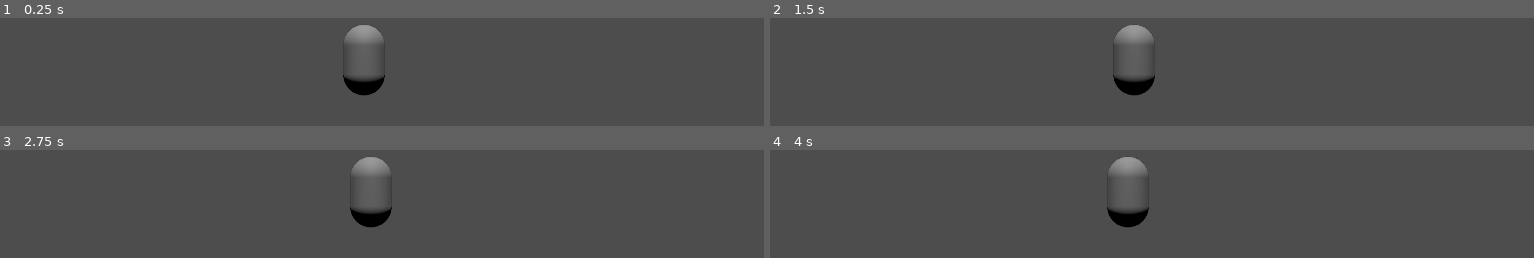
Above: before the commit, frames 1-4 (two rows, left to right).
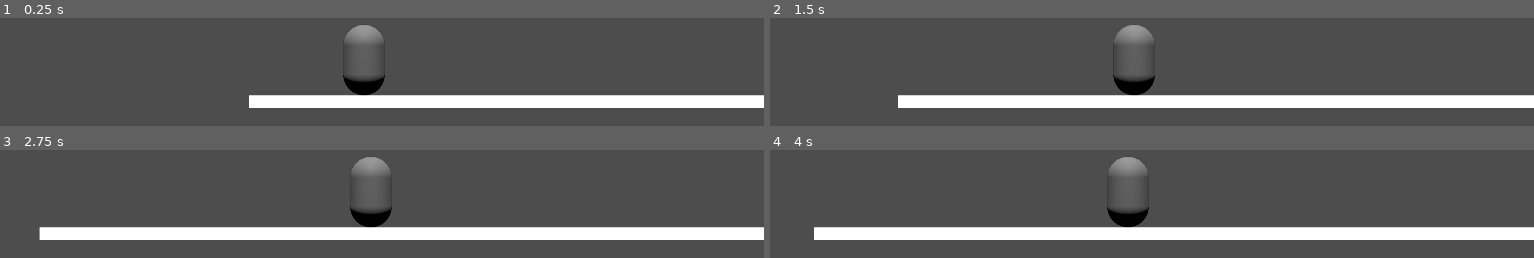
Above: after the commit, the same moments.

Repository: KairosGames/AlwaysEndsLikeThis
Game: Godot game, scene res://Scenes/Game.tscn
Two runs of this game, one before a commit and one after it. Both use one fixed random seed, a clock stepped at 60 frames per second and the inputs below.
Inputs:
- Up to frame 1 (0.25 s): no input
- Up to frame 2 (1.5 s): tap Enter at 0.5 s; hold Right (ui_right) 0.53-1.28 s; hold Down (ui_down) from 1.28 s (still down)
- Up to frame 3 (2.75 s): tap Space at 2 s; release Down (ui_down) at 2.03 s; hold Right (ui_right) from 2.03 s (still down)
- Up to frame 4 (4 s): release Right (ui_right) at 2.78 s; hold Up (ui_up) 2.78-3.53 s; tap Enter at 3.5 s; hold Left (ui_left) from 3.53 s (still down)

The runs differ from the first frame. In frame 1, 8.1% of the frame differs, in the area x 32-100%, y 71-84%; in frame 2, 10%; in frame 3, 11%, in the area x 5-100%, y 71-84%; in frame 4, 11%.

Commit message:
add-gravity

Diff:
--- a/Prefabs/Player.tscn
+++ b/Prefabs/Player.tscn
@@ -7,8 +7,13 @@
 radius = 50.0
 height = 170.0
 
-[node name="Player" type="CharacterBody2D"]
+[node name="Player" type="CharacterBody2D" node_paths=PackedStringArray("ray_cast")]
 script = ExtResource("1_x3d5u")
+ray_cast = NodePath("RayCast2D")
+
+[node name="RayCast2D" type="RayCast2D" parent="."]
+target_position = Vector2(0, 10)
+collision_mask = 8
 
 [node name="CollisionShape2D" type="CollisionShape2D" parent="."]
 position = Vector2(0, -85)
--- a/Prefabs/World.tscn
+++ b/Prefabs/World.tscn
@@ -342,7 +342,23 @@
 terrain_set_0/terrain_0/color = Color(0.7232357, 0, 0.21277732, 1)
 sources/0 = SubResource("TileSetAtlasSource_3gc35")
 
+[sub_resource type="BoxMesh" id="BoxMesh_5easo"]
+size = Vector3(2000, 30, 1)
+
+[sub_resource type="RectangleShape2D" id="RectangleShape2D_3gc35"]
+size = Vector2(2000, 30)
+
 [node name="World" type="Node2D"]
 
 [node name="TileMapLayer" type="TileMapLayer" parent="."]
 tile_set = SubResource("TileSet_oyimv")
+
+[node name="StaticBody2D" type="StaticBody2D" parent="."]
+position = Vector2(957, 967)
+collision_layer = 9
+
+[node name="MeshInstance2D" type="MeshInstance2D" parent="StaticBody2D"]
+mesh = SubResource("BoxMesh_5easo")
+
+[node name="CollisionShape2D" type="CollisionShape2D" parent="StaticBody2D"]
+shape = SubResource("RectangleShape2D_3gc35")
--- a/Scenes/MainScene.tscn
+++ b/Scenes/MainScene.tscn
@@ -1,11 +1,12 @@
-[gd_scene load_steps=3 format=3 uid="uid://x5kbkwo6v0i2"]
+[gd_scene load_steps=4 format=3 uid="uid://x5kbkwo6v0i2"]
 
 [ext_resource type="PackedScene" uid="uid://d1iy4k0c6rb3i" path="res://Prefabs/Player.tscn" id="1_hpc76"]
+[ext_resource type="PackedScene" uid="uid://dy3yms0db4tfp" path="res://Prefabs/World.tscn" id="1_nhkr4"]
 [ext_resource type="PackedScene" uid="uid://bg5ake8d05oys" path="res://Prefabs/PlayerCamera2D.tscn" id="1_tr2i4"]
 
 [node name="MainScene" type="Node2D"]
 
-[node name="World" type="Node2D" parent="."]
+[node name="World" parent="." instance=ExtResource("1_nhkr4")]
 
 [node name="PlayerCamera2D" parent="." node_paths=PackedStringArray("target") instance=ExtResource("1_tr2i4")]
 target = NodePath("../Player")
--- a/Scripts/Player.gd
+++ b/Scripts/Player.gd
@@ -1,9 +1,16 @@
 class_name Player extends CharacterBody2D
 
+@export_category("References")
+@export var ray_cast: RayCast2D
 
+@export_category("Player Movement")
 @export var max_speed: float = 500.0
 @export var acceleration: float = 1000.0
 @export var braking_strength: float = 3000.0
+
+@export_category("Gravity")
+@export var max_fall_speed: float = 2000.0
+@export var gravity: float = 4000.0
 
 var move_dir: Vector2 = Vector2.ZERO
 
@@ -21,6 +28,7 @@
 
 func move_player(delta: float):
 	handle_acceleration(delta)
+	handle_gravity(delta)
 	move_and_slide()
 
 
@@ -28,11 +36,24 @@
 	var dir: float = 1.0 if velocity.x >= 0.0 else -1.0
 	if move_dir.length() != 0:
 		velocity.x += move_dir.x * acceleration * delta
-		if velocity.normalized().x != move_dir.normalized().x:
+		if (velocity.x * Vector2.RIGHT).normalized().x != (move_dir.x * Vector2.RIGHT).normalized().x:
 			velocity.x -= braking_strength * dir * delta
 		if velocity.x * dir > max_speed:
 			velocity.x = max_speed * dir
-	else:
-		velocity.x -= braking_strength * dir * delta
-		if velocity.x * dir < 0.0:
-			velocity.x = 0.0
+		return
+
+	velocity.x -= braking_strength * dir * delta
+	if velocity.x * dir < 0.0:
+		velocity.x = 0.0
+
+
+func handle_gravity(delta: float):
+	if ray_cast.is_colliding():
+		if velocity.y < 0.0:
+			velocity.y -= braking_strength
+			if velocity.y > 0.0: velocity.y = 0.0
+		return
+
+	velocity.y += gravity * delta
+	if velocity.y < -max_fall_speed:
+		velocity.y = -max_fall_speed
Not shown: 1 places in Prefabs/World.tscn that only renumber resources
Binary file added: Visuals/Parralax/Back1.png
Not shown, added: Visuals/Parralax/Back1.png.import
Binary file added: Visuals/Parralax/Back2.png
Not shown, added: Visuals/Parralax/Back2.png.import
Binary file added: Visuals/Parralax/Back3.png
Not shown, added: Visuals/Parralax/Back3.png.import
Binary file added: Visuals/Parralax/background.png
Not shown, added: Visuals/Parralax/background.png.import
